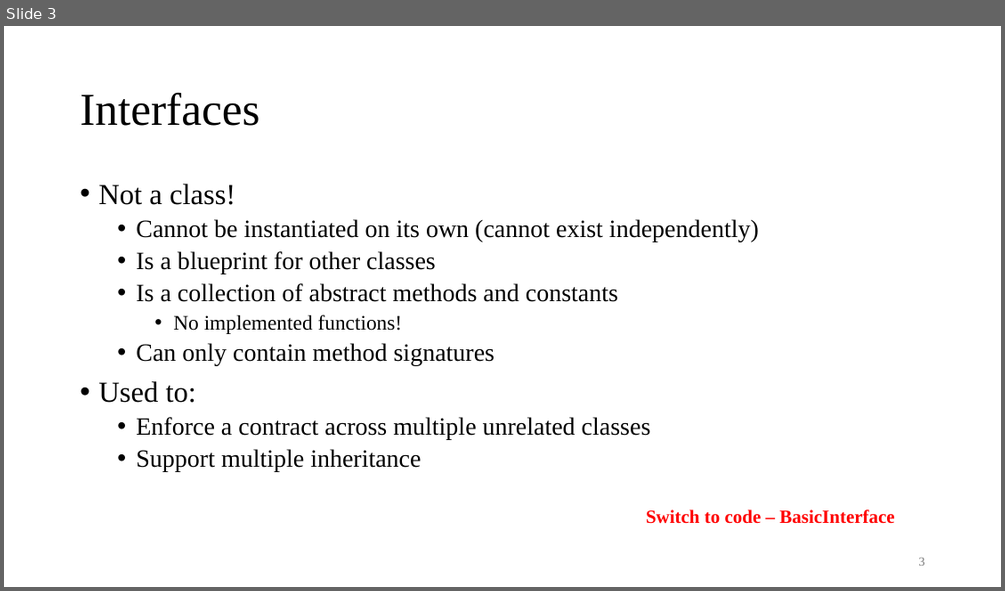
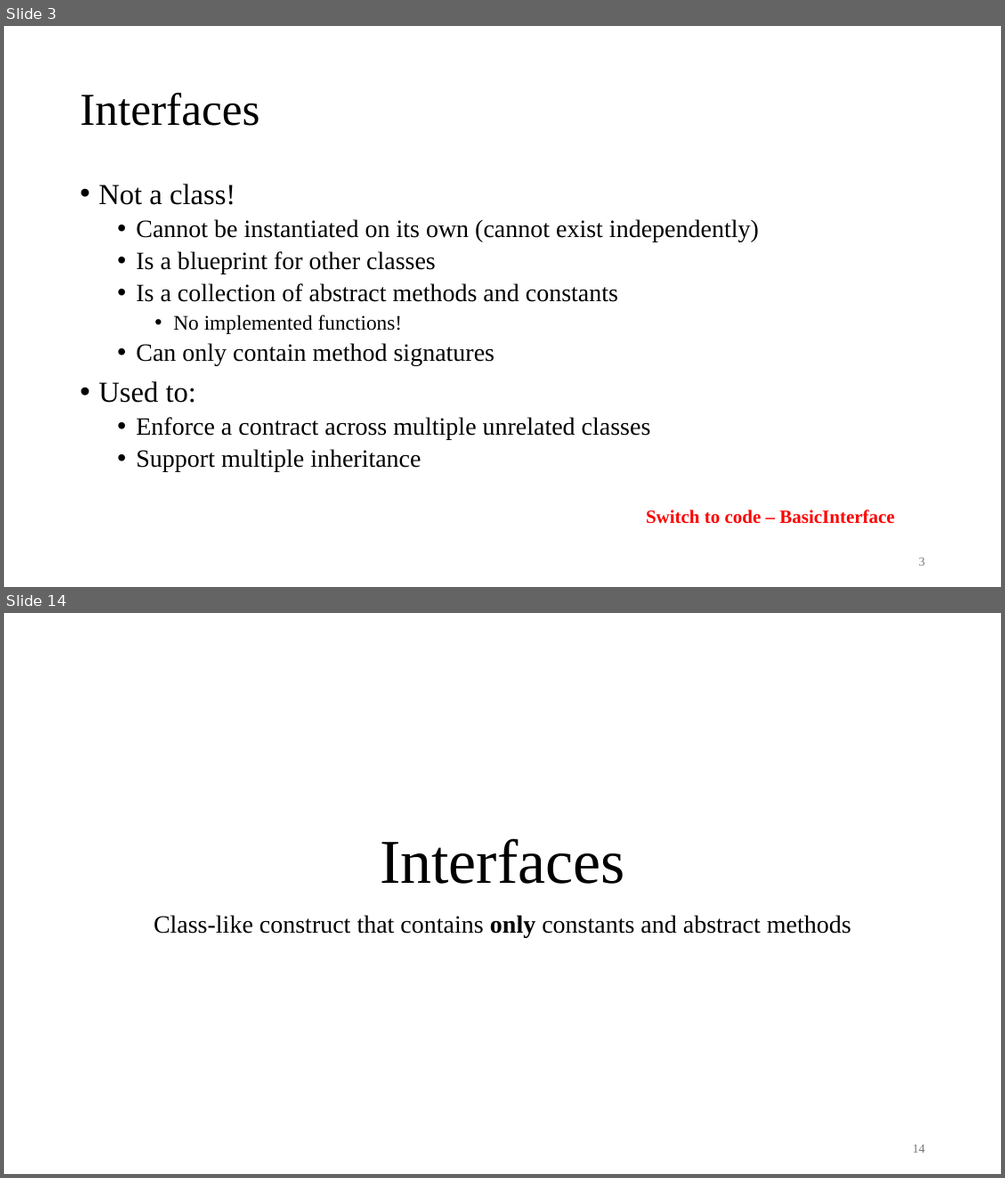
Before and after one commit to AughdonBreslin/CS501IntroToJava, a slide deck: Lectures/12_Abstract_Classes_&_Interfaces.pptx. Shown one above the other, each under a label of ours: slide 3 before the commit, slides 3 and 14 after it; the slides between them are not shown. The pictures are 1005x591 and 1005x1178 pixels, drawn with LibreOffice and Linux fonts; fonts in the diff are those of the drawing. Boxes give left, top, right and bottom in pixels: in the first picture for what was removed or moved away, otherwise in the second. Text is boxed around its words. In the diff, an @@ line names an element or a change of style, - is before the commit and + after.

```diff
--- a/Lectures/12_Abstract_Classes_&_Interfaces.pptx
+++ b/Lectures/12_Abstract_Classes_&_Interfaces.pptx
@@ slide 14 added at bbox=[4, 613, 1001, 1174], background #FFFFFF @@
@@ title added at bbox=[380, 838, 625, 884], 60 pt, text #000000 @@
+Interfaces
@@ subtitle added at bbox=[154, 915, 851, 937], 24 pt, text #000000 @@
+Class-like construct that contains only constants and abstract methods
@@ page number added at bbox=[913, 1144, 925, 1152], 12 pt, text #797979 @@
+14
```
Also in this commit, not shown: 23 other slides added, 23 other files.
